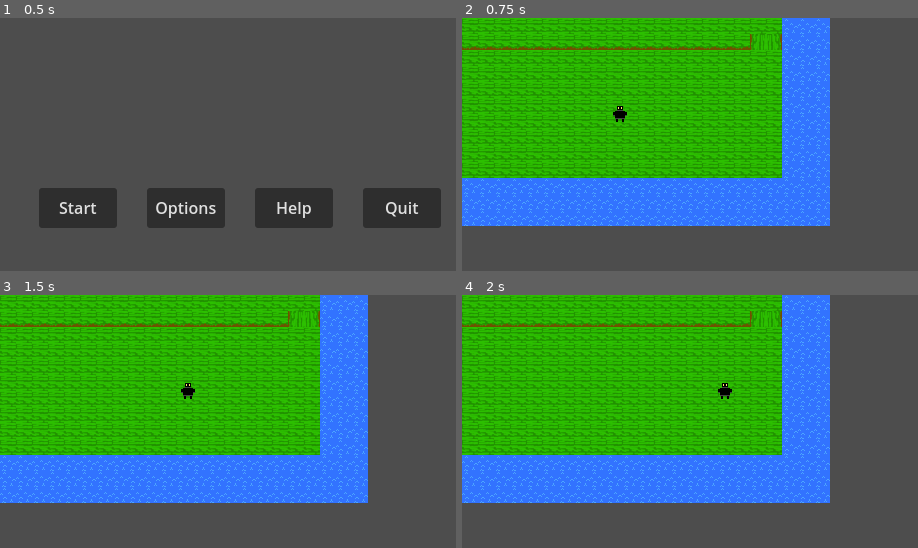
Above: before the commit, frames 1-4 (two rows, left to right).
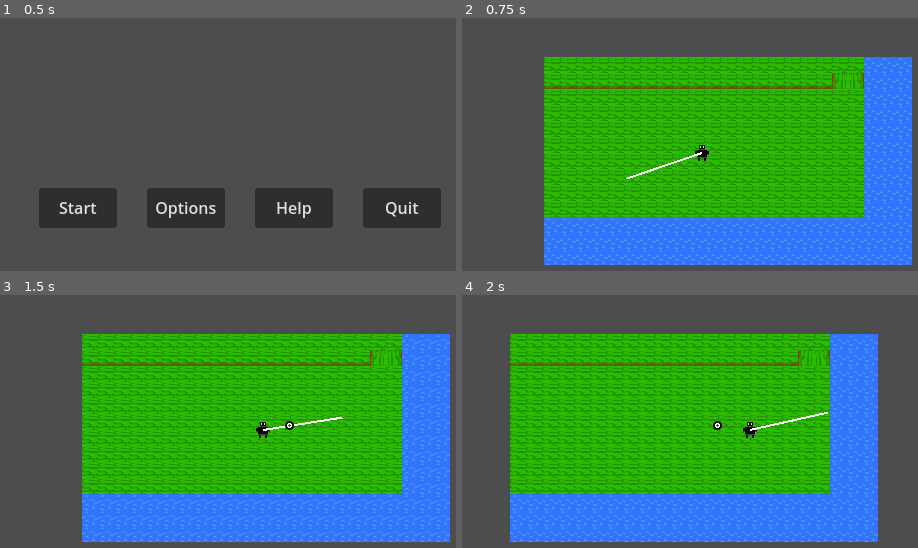
Above: after the commit, the same moments.

Repository: Yeti-Owner/FishFighting
Game: Godot game, scene res://scenes/ui/main_menu.tscn
Two runs of this game, one before a commit and one after it. Both use one fixed random seed, a clock stepped at 60 frames per second and the inputs below.
Inputs (mouse positions are in pixels of both pictures, inside the frame that each line leads up to):
- Up to frame 1 (0.5 s): no input
- Up to frame 2 (0.75 s): click "Start" at 0.5 s
- Up to frame 3 (1.5 s): tap Enter at 1.25 s; move the mouse to (346, 416) at 1.27 s; hold D (right) from 1.28 s (still down); tap Space (cast, bound only after the commit) at 1.35 s
- Up to frame 4 (2 s): keep holding D (right)

Frame 1 is identical in both runs. In frame 2, 73% of the frame differs, in the area x 0-99%, y 0-98%; in frame 3, 73%; in frame 4, 65%.

Commit message:
Added casting
Next just need to lock movement and add the fishing part

Diff:
--- a/project.godot
+++ b/project.godot
@@ -50,6 +50,11 @@
 , Object(InputEventKey,"resource_local_to_scene":false,"resource_name":"","device":-1,"window_id":0,"alt_pressed":false,"shift_pressed":false,"ctrl_pressed":false,"meta_pressed":false,"pressed":false,"keycode":0,"physical_keycode":4194322,"key_label":0,"unicode":0,"echo":false,"script":null)
 ]
 }
+cast={
+"deadzone": 0.5,
+"events": [Object(InputEventKey,"resource_local_to_scene":false,"resource_name":"","device":-1,"window_id":0,"alt_pressed":false,"shift_pressed":false,"ctrl_pressed":false,"meta_pressed":false,"pressed":false,"keycode":0,"physical_keycode":32,"key_label":0,"unicode":32,"echo":false,"script":null)
+]
+}
 
 [rendering]
 
--- /dev/null
+++ b/scenes/bobber.tscn
@@ -0,0 +1,6 @@
+[gd_scene load_steps=2 format=3 uid="uid://b2tr06sp0s0bh"]
+
+[ext_resource type="Texture2D" uid="uid://bw5qvaw1f2gds" path="res://assets/textures/bobber.png" id="1_f788i"]
+
+[node name="Bobber" type="Sprite2D"]
+texture = ExtResource("1_f788i")
--- a/scenes/player.tscn
+++ b/scenes/player.tscn
@@ -1,7 +1,9 @@
-[gd_scene load_steps=4 format=3 uid="uid://dr8gigk6xsj7k"]
+[gd_scene load_steps=6 format=3 uid="uid://dr8gigk6xsj7k"]
 
 [ext_resource type="Script" path="res://scripts/player.gd" id="1_nqkiv"]
 [ext_resource type="Texture2D" uid="uid://c4ot6mh076fv5" path="res://assets/textures/lilguy.png" id="1_p6u42"]
+[ext_resource type="PackedScene" uid="uid://bt5kdsa2pxgc8" path="res://scenes/ui/gui.tscn" id="3_3rrta"]
+[ext_resource type="Script" path="res://scripts/Casting.gd" id="5_u1dfq"]
 
 [sub_resource type="RectangleShape2D" id="RectangleShape2D_127fn"]
 size = Vector2(14, 16)
@@ -12,5 +14,26 @@
 [node name="CollisionShape2D" type="CollisionShape2D" parent="."]
 shape = SubResource("RectangleShape2D_127fn")
 
-[node name="Sprite2D" type="Sprite2D" parent="."]
+[node name="Spr" type="Sprite2D" parent="."]
 texture = ExtResource("1_p6u42")
+
+[node name="Cam" type="Camera2D" parent="."]
+drag_horizontal_enabled = true
+drag_vertical_enabled = true
+
+[node name="GUI" parent="." instance=ExtResource("3_3rrta")]
+
+[node name="Casting" type="Line2D" parent="."]
+points = PackedVector2Array(80, 0, 0, 0)
+width = 2.0
+script = ExtResource("5_u1dfq")
+
+[node name="posStart" type="Marker2D" parent="Casting"]
+position = Vector2(16, 0)
+
+[node name="posEnd" type="Marker2D" parent="Casting"]
+position = Vector2(80, 0)
+
+[node name="CastTimer" type="Timer" parent="Casting"]
+wait_time = 4.0
+one_shot = true
--- /dev/null
+++ b/scenes/ui/gui.tscn
@@ -0,0 +1,11 @@
+[gd_scene format=3 uid="uid://bt5kdsa2pxgc8"]
+
+[node name="GUI" type="CanvasLayer"]
+
+[node name="Control" type="Control" parent="."]
+layout_mode = 3
+anchors_preset = 15
+anchor_right = 1.0
+anchor_bottom = 1.0
+grow_horizontal = 2
+grow_vertical = 2
--- a/scenes/world.tscn
+++ b/scenes/world.tscn
@@ -14,6 +14,9 @@
 [sub_resource type="TileSet" id="TileSet_shk6w"]
 sources/0 = SubResource("TileSetAtlasSource_d31nm")
 
+[sub_resource type="RectangleShape2D" id="RectangleShape2D_okdwt"]
+size = Vector2(373, 20)
+
 [node name="World" type="Node2D"]
 
 [node name="TileMap" type="TileMap" parent="."]
@@ -23,3 +26,33 @@
 
 [node name="CharacterBody2D" parent="." instance=ExtResource("1_jt5e2")]
 position = Vector2(158, 96)
+
+[node name="StaticBody2D" type="StaticBody2D" parent="."]
+position = Vector2(194, -10)
+
+[node name="CollisionShape2D" type="CollisionShape2D" parent="StaticBody2D"]
+position = Vector2(-9.5, 0)
+shape = SubResource("RectangleShape2D_okdwt")
+
+[node name="StaticBody2D2" type="StaticBody2D" parent="."]
+position = Vector2(194, 218)
+
+[node name="CollisionShape2D" type="CollisionShape2D" parent="StaticBody2D2"]
+position = Vector2(-9.5, 0)
+shape = SubResource("RectangleShape2D_okdwt")
+
+[node name="StaticBody2D3" type="StaticBody2D" parent="."]
+position = Vector2(-10, 76)
+rotation = 1.57079
+
+[node name="CollisionShape2D" type="CollisionShape2D" parent="StaticBody2D3"]
+position = Vector2(-9.5, 0)
+shape = SubResource("RectangleShape2D_okdwt")
+
+[node name="StaticBody2D4" type="StaticBody2D" parent="."]
+position = Vector2(378, 76)
+rotation = 1.57079
+
+[node name="CollisionShape2D" type="CollisionShape2D" parent="StaticBody2D4"]
+position = Vector2(-9.5, 0)
+shape = SubResource("RectangleShape2D_okdwt")
--- /dev/null
+++ b/scripts/Casting.gd
@@ -0,0 +1,33 @@
+extends Line2D
+
+@onready var timer := get_node("CastTimer")
+const auto_cast_time:int = 4
+var bobber_timer = 0
+var Casted:bool = false
+var BobberRef
+
+func _process(_delta):
+	self.look_at(get_global_mouse_position())
+
+	if Casted == false:
+		if Input.is_action_just_pressed("cast"):
+			timer.start(4)
+		elif Input.is_action_just_released("cast"):
+			_cast(timer.time_left)
+			timer.stop()
+			Casted = true
+	else:
+		if Input.is_action_just_pressed("cast"):
+			BobberRef.queue_free()
+			Casted = false
+			timer.start(4)
+
+func _cast(time):
+	time = max(time, 1)
+	var Distance = ($posStart.global_position - $posEnd.global_position)*(1/time)
+	var bobber:PackedScene = load("res://scenes/bobber.tscn")
+	var _bobber:Node = bobber.instantiate()
+	get_parent().get_parent().add_child(_bobber)
+	_bobber.global_position = ($posStart.global_position - Distance)
+
+	BobberRef = _bobber
--- a/scripts/player.gd
+++ b/scripts/player.gd
@@ -1,8 +1,12 @@
 extends CharacterBody2D
 
-var speed:int = 150
+var speed:int = 7000
 
-func _physics_process(_delta):
+func _ready():
+	Engine.set_max_fps(120)
+
+func _process(delta):
+	# Movement
 	var input_dir = Vector2(Input.get_action_strength("right") - Input.get_action_strength("left"), Input.get_action_strength("down") - Input.get_action_strength("up")).normalized()
-	velocity = input_dir * speed
+	velocity = input_dir * (speed * delta)
 	move_and_slide()
--- a/scripts/ui/main_menu.gd
+++ b/scripts/ui/main_menu.gd
@@ -4,6 +4,5 @@
 func _on_start_btn_pressed():
 	get_tree().change_scene_to_file("res://scenes/world.tscn")
 
-
 func _on_quit_btn_pressed():
 	get_tree().quit()
Binary file added: assets/textures/bobber.png
Not shown, added: assets/textures/bobber.png.import
Not shown: 1 places in scenes/world.tscn that only renumber resources
